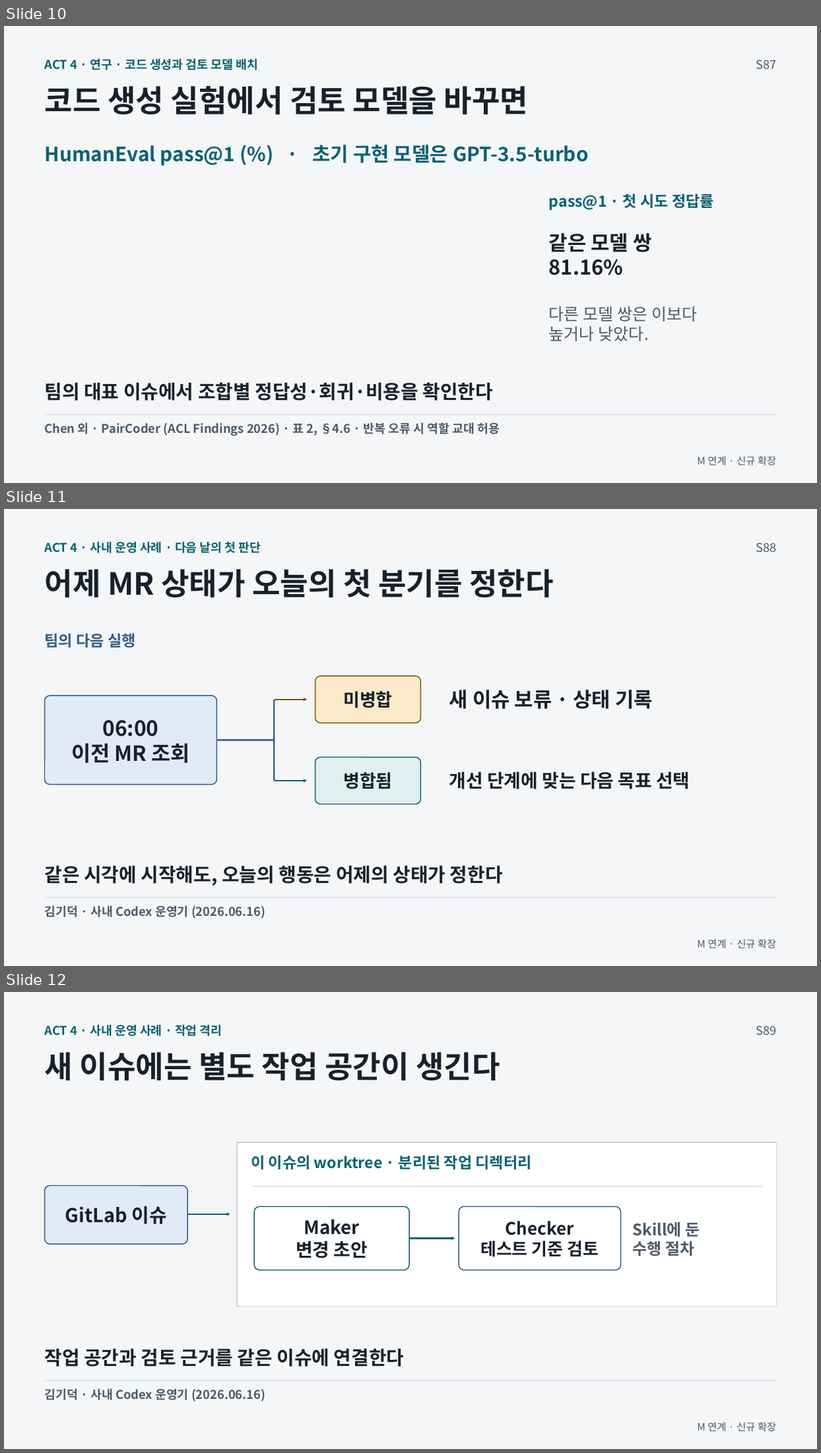
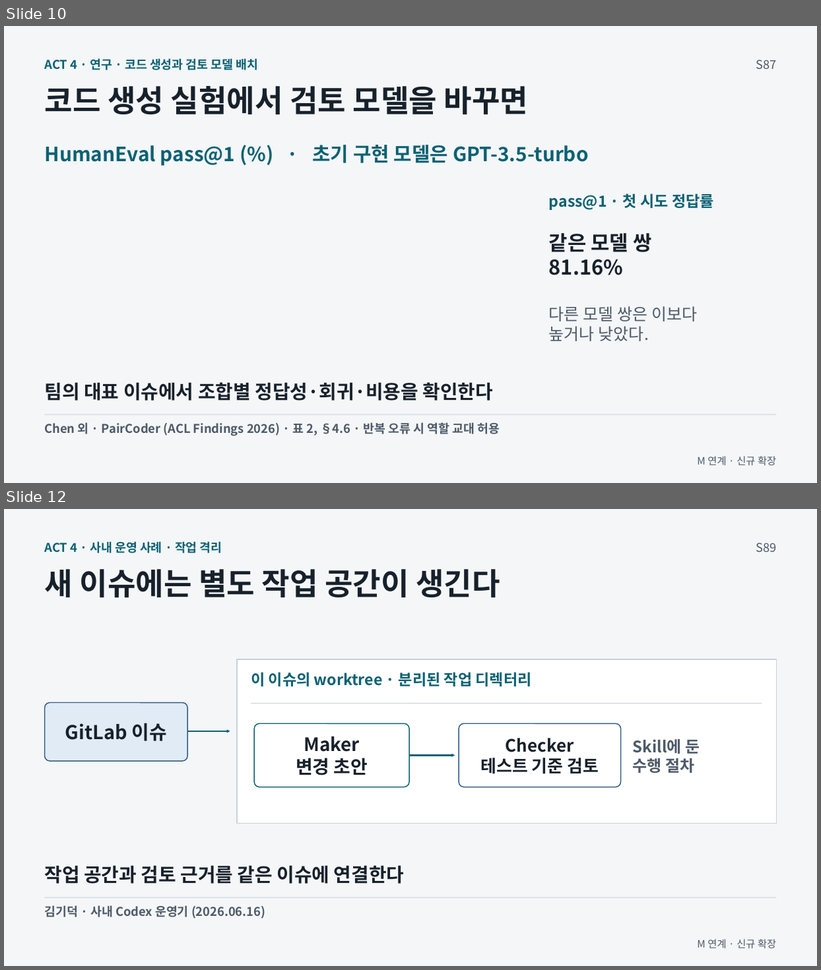
Before and after one commit to GideokKim/ai-dev-training, a slide deck: production/ACT_4.pptx. Shown one above the other, each under a label of ours: slides 10, 11 and 12 before the commit, slides 10 and 12 after it; the slides between them are not shown. The pictures are 821x1453 and 821x970 pixels, drawn with LibreOffice and Linux fonts; fonts in the diff are those of the drawing. Boxes give left, top, right and bottom in pixels: in the first picture for what was removed or moved away, otherwise in the second. Text is boxed around its words. In the diff, an @@ line names an element or a change of style, - is before the commit and + after.

```diff
--- a/production/ACT_4.pptx
+++ b/production/ACT_4.pptx
@@ slide 11 removed at (4, 509, 817, 966), background #F4F6F8 @@
@@ text removed at (45, 541, 261, 553) @@
-ACT 4 · 사내 운영 사례 · 다음 날의 첫 판단
@@ text removed at (756, 543, 776, 552) @@
-S88
@@ text removed at (45, 569, 554, 597) @@
-어제 MR 상태가 오늘의 첫 분기를 정한다
@@ text removed at (45, 633, 136, 648) @@
-팀의 다음 실행
@@ rounded rectangle removed at (315, 676, 420, 723) @@
@@ rounded rectangle removed at (45, 696, 217, 785) @@
@@ rectangle removed at (274, 699, 275, 780) @@
@@ arrow removed from (275, 699) to (307, 699) @@
@@ text removed at (343, 691, 392, 708) @@
-미병합
@@ text removed at (450, 690, 653, 709) @@
-새 이슈 보류 · 상태 기록
@@ text removed at (71, 720, 190, 763) @@
-06:00
-이전 MR 조회
@@ line removed from (217, 740) to (274, 740) @@
@@ rounded rectangle removed at (315, 757, 420, 804) @@
@@ arrow removed from (275, 781) to (307, 781) @@
@@ text removed at (343, 772, 392, 789) @@
-병합됨
@@ text removed at (450, 772, 690, 789) @@
-개선 단계에 맞는 다음 목표 선택
@@ text removed at (45, 865, 503, 886) @@
-같은 시각에 시작해도, 오늘의 행동은 어제의 상태가 정한다
@@ line removed from (45, 898) to (777, 898) @@
@@ text removed at (45, 906, 265, 919) @@
-김기덕 · 사내 Codex 운영기 (2026.06.16)
@@ text removed at (697, 939, 776, 949) @@
-M 연계 · 신규 확장
```
Also in this commit, not shown: 4 slides changed, 3 slides added, 2 other slides removed, 47 other files.
